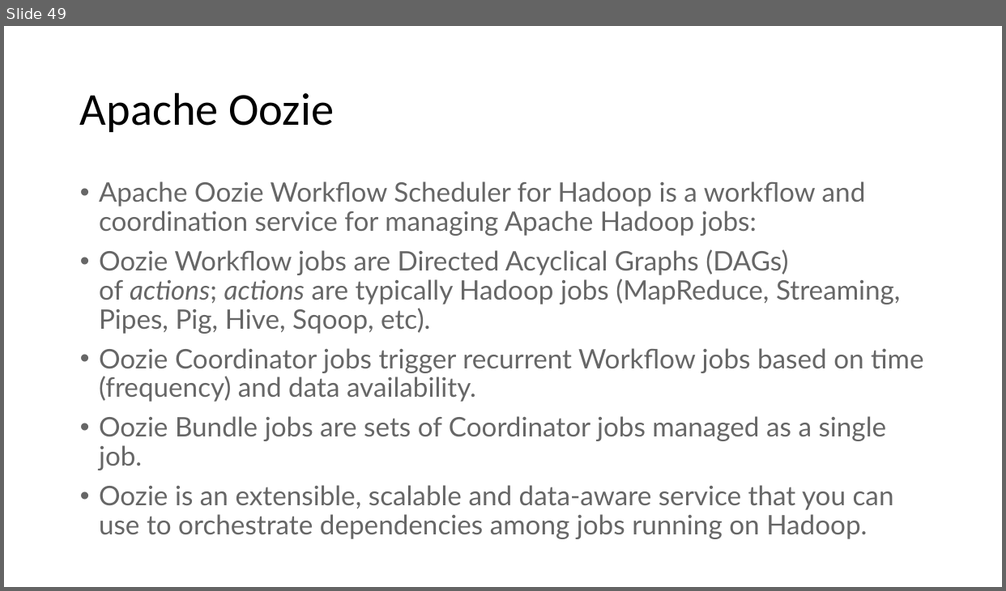
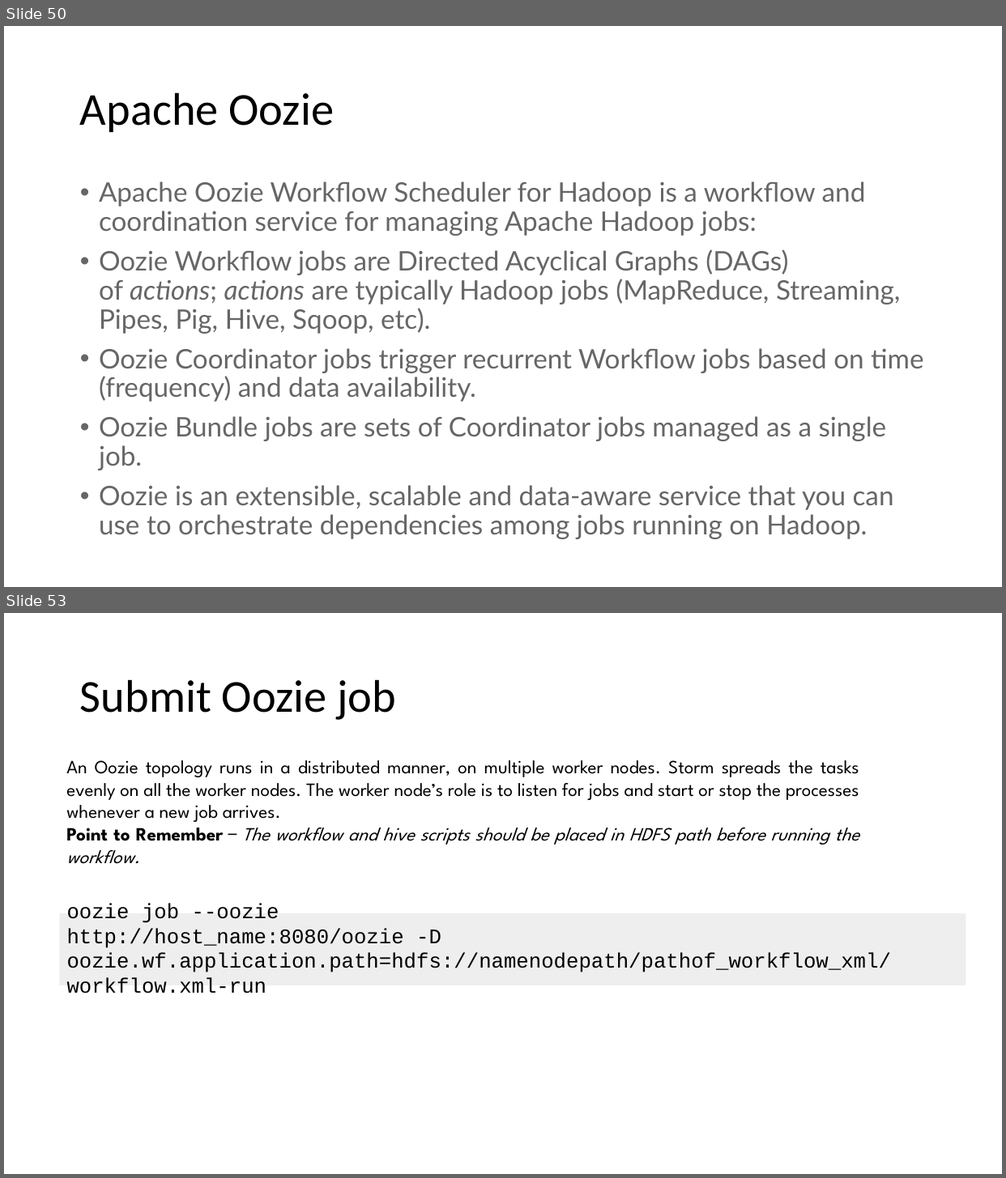
Before and after one commit to imcuteani/Azure_Big_Data_Training, a slide deck: Slides/Big Data Overview.pptx. Shown one above the other, each under a label of ours: slide 49 before the commit, slides 50 and 53 after it; the slides between them are not shown. The pictures are 1006x591 and 1006x1178 pixels, drawn with LibreOffice and Linux fonts; fonts in the diff are those of the drawing. Boxes give left, top, right and bottom in pixels: in the first picture for what was removed or moved away, otherwise in the second. Text is boxed around its words. In the diff, an @@ line names an element or a change of style, - is before the commit and + after.

```diff
--- a/Slides/Big Data Overview.pptx
+++ b/Slides/Big Data Overview.pptx
@@ slide 53 added at (4, 613, 1002, 1174), background #FFFFFF @@
@@ title added at (80, 679, 396, 720), 44 pt, text #000000 @@
+Submit Oozie job
@@ text added at (66, 760, 859, 864), 18 pt, text #000000 @@
+An Oozie topology runs in a distributed manner, on multiple worker nodes. Storm spreads the tasks evenly on all the worker nodes. The worker node’s role is to listen for jobs and start or stop the processes whenever a new job arrives.
+Point to Remember − The workflow and hive scripts should be placed in HDFS path before running the workflow.
@@ text added at (59, 910, 966, 990), fill #EEEEEE, 20 pt, text #000000 @@
+oozie job --oozie
+http://host_name:8080/oozie -D oozie.wf.application.path=hdfs://namenodepath/pathof_workflow_xml/workflow.xml-run
@@ what was slide 49 is now slide 50 @@
```
Also in this commit, not shown: 3 other slides added, 1 other file.
